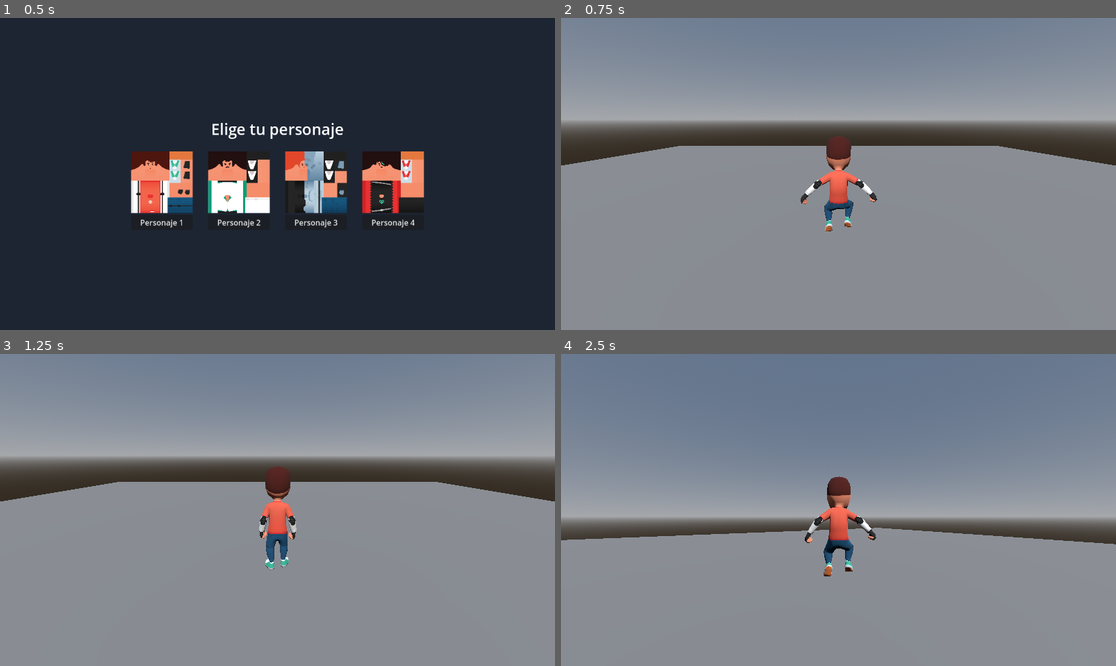
Above: before the commit, frames 1-4 (two rows, left to right).
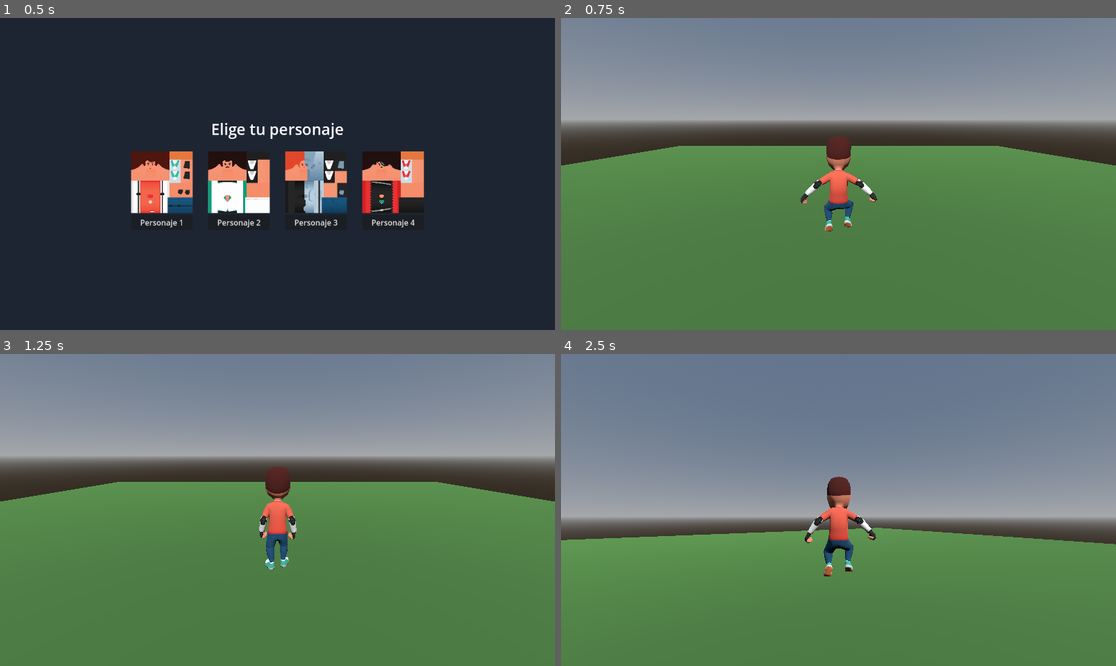
Above: after the commit, the same moments.

Repository: BigBang1010101010/game12
Game: Godot game, scene res://scenes/character_select.tscn
Same seed, same stepped clock (60 frames per second), same inputs: the game is played once before the commit and once after it.
Inputs (mouse positions are in pixels of both pictures, inside the frame that each line leads up to):
- Up to frame 1 (0.5 s): no input
- Up to frame 2 (0.75 s): click "Personaje 1" at 0.5 s
- Up to frame 3 (1.25 s): no input
- Up to frame 4 (2.5 s): tap Enter at 1.25 s; move the mouse to (866, 510) at 1.27 s; hold W (move_forward) from 1.28 s (still down); tap Space (jump) at 1.52, 2.27 s; move the mouse to (810, 510) at 2.02 s

Frame 1 is identical in both runs. In frame 2, 56% of the frame differs, in the area x 0-100%, y 40-100%; in frame 3, 57%; in frame 4, 41%.

Commit message:
Give the floor a grass-green material instead of white
Searched the ETdoFresh/kenney.nl mirror for a usable CC0 grass ground
texture first (nature kit, foliage packs, hexagon-pack, medieval RTS
pack, castle kit). The only grass asset found was
hexagon-pack/PNG/Tiles/Terrain/Grass/grass_*.png, which is a
hex-shaped sprite with real alpha transparency (confirmed via
PIL: alpha extrema (0, 255)) meant for a hex tile grid, not a seamless
square texture - using it directly on the PlaneMesh via UV repeat
would show visible transparent gaps, not a clean grass fill. Nothing
else in the mirror had a tileable ground texture, so per the fallback
instruction this uses a procedural StandardMaterial3D instead:
albedo_color #4A7C3A, roughness 0.95, assigned directly on the
PlaneMesh resource. Plane size is unchanged (50x50).

Diff:
--- a/scenes/main.tscn
+++ b/scenes/main.tscn
@@ -1,9 +1,14 @@
-[gd_scene load_steps=7 format=3]
+[gd_scene load_steps=8 format=3]
 
 [ext_resource type="Script" path="res://scripts/player.gd" id="1_player"]
 
+[sub_resource type="StandardMaterial3D" id="StandardMaterial3D_grass"]
+albedo_color = Color(0.290196, 0.486275, 0.227451, 1)
+roughness = 0.95
+
 [sub_resource type="PlaneMesh" id="PlaneMesh_1"]
 size = Vector2(50, 50)
+material = SubResource("StandardMaterial3D_grass")
 
 [sub_resource type="BoxShape3D" id="BoxShape3D_1"]
 size = Vector3(50, 0.2, 50)
